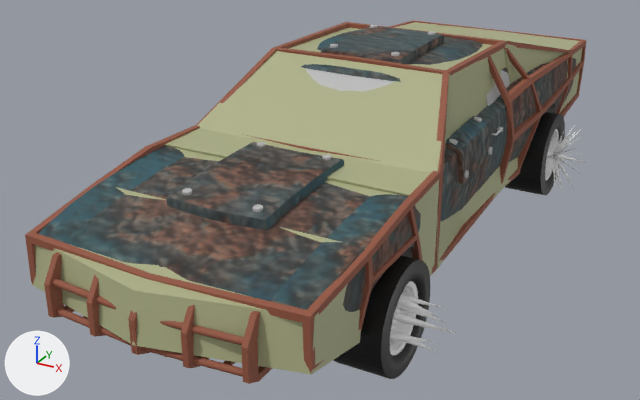
A saved change to the FBX model Unity/Crimson Sands/Assets/Models/Vehicles/Charger.fbx.
Before and after are seen from a 50 mm lens placed at (0.0255, -0.0562, 0.0288), pointed at (-0.0025, -0.0053, 0.0033). Arrows for +X, +Y and +Z are at lower left; the lights stay in place. Where no turn or scale is listed for an object, it has been applied to the vertices. Vertices at the same position are counted once.
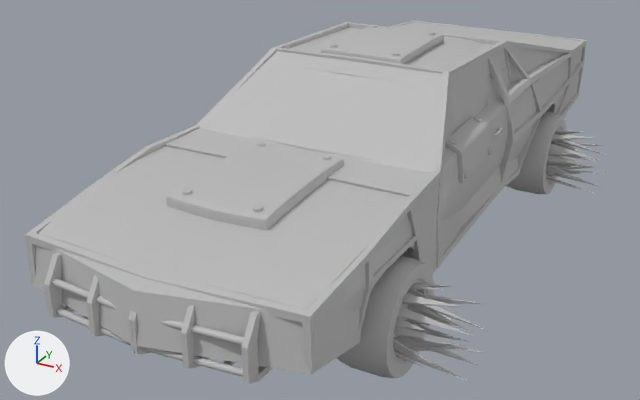
Changed parts and their boxes [x1, y1, x2, y2] in the pictures (640 x 400 px):
'pCube4', recoloured (beige to grey)
    both: [197, 51, 463, 269]
'pCube1', recoloured (yellow to grey)
    both: [32, 187, 366, 374]
'Front_Left_Wheel', reshaped, moved (19% wider)
    before: [333, 255, 458, 379]
    after: [337, 256, 486, 382]
'pCube3', recoloured (beige to grey)
    both: [165, 128, 439, 276]
'Back_Left_Wheel', reshaped, moved (24% wider)
    before: [505, 112, 587, 195]
    after: [506, 112, 608, 194]
'pCube5', recoloured (yellow to grey)
    both: [288, 28, 518, 224]
'pCube7', recoloured (beige to grey)
    both: [394, 22, 582, 112]
'pCube2', recoloured (beige to grey)
    both: [175, 148, 397, 197]
part 1 of me_mesh, recoloured
    both: [39, 26, 576, 312]
part 2 of me_mesh, recoloured (brown to grey)
    both: [25, 20, 586, 384]
part 3 of me_mesh_001, rebuilt
    before: [333, 255, 430, 379]
    after: [337, 256, 434, 378]
part 4 of me_mesh_001, added
    after: [393, 283, 486, 382]
part 5 of me_mesh_001, deleted
    before: [390, 294, 458, 353]
part 6 of me_mesh_001, deleted
    before: [390, 281, 418, 355]
part 7 of me_mesh_004, rebuilt
    before: [545, 129, 559, 180]
    after: [506, 112, 566, 194]
part 8 of me_mesh_004, rebuilt
    before: [505, 112, 565, 195]
    after: [546, 130, 608, 193]
part 9 of me_mesh_004, deleted
    before: [547, 126, 587, 188]

The change, as a diff of the scene's bpy script:
```diff
--- a/Unity/Crimson Sands/Assets/Models/Vehicles/Charger.fbx.py
+++ b/Unity/Crimson Sands/Assets/Models/Vehicles/Charger.fbx.py
@@ mat_charger_body_texture @@
+mat_charger_body_texture = principled_material('Charger_Body_Texture')
+mat_charger_body_texture.base_color = (0.5, 0.5, 0.5)  # grey #bcbcbc
@@ me_mesh_004 @@
-me_mesh_004.from_pydata(...)  # 932 vertices, 910 faces; spans x -0.0032..0.0032, y -0.00333..0.00333, z -0.00333..0.00333
-me_mesh_004.materials.append(mat_pasted__white)  # white #ffffff
-me_mesh_004.materials.append(mat_pasted__tire_rubber1)  # black #000000
+me_mesh_004.from_pydata(...)  # 262 vertices, 280 faces; spans x -0.00385..0.00385, y -0.00335..0.00335, z -0.00335..0.00335
+# me_mesh_004 part 7: the loose piece of 421 vertices spanning x -0.0032..0.00016, y -0.00228..0.0023, z -0.00229..0.00229 is rebuilt with 182 vertices and now spans x -0.00385..-0.00051, y -0.00335..0.00335, z -0.00335..0.00335, in mat_lambert1 (grey #bcbcbc)
+# me_mesh_004 part 8: the loose piece of 320 vertices spanning x -0.00311..0.00032, y -0.00333..0.00333, z -0.00333..0.00333 is rebuilt with 80 vertices and now spans x -0.00256..0.00385, y -0.00292..0.00292, z -0.00249..0.00249, in mat_lambert1 (grey #bcbcbc)
+# me_mesh_004 part 9: 11 loose pieces with 191 vertices, spanning x -0.00071..0.0032, y -0.00275..0.00278, z -0.00276..0.00276, are deleted
+me_mesh_004.materials.append(mat_lambert1)  # grey #bcbcbc
@@ me_mesh_001 @@
-me_mesh_001.from_pydata(...)  # 1139 vertices, 1090 faces; spans x -0.00305..0.00305, y -0.00333..0.00333, z -0.00333..0.00333
-me_mesh_001.materials.append(mat_pasted__white)  # white #ffffff
-me_mesh_001.materials.append(mat_pasted__tire_rubber1)  # black #000000
+me_mesh_001.from_pydata(...)  # 262 vertices, 280 faces; spans x -0.00385..0.00385, y -0.00335..0.00335, z -0.00335..0.00335
+# me_mesh_001 part 3: the loose piece of 320 vertices spanning x -0.00305..0.00038, y -0.00333..0.00333, z -0.00333..0.00333 is rebuilt with 182 vertices and now spans x -0.00385..-0.00051, y -0.00335..0.00335, z -0.00335..0.00335, in mat_lambert1 (grey #bcbcbc)
+# me_mesh_001 part 4: a new loose piece of 80 vertices spanning x -0.00256..0.00385, y -0.00292..0.00292, z -0.00249..0.00249, in mat_lambert1 (grey #bcbcbc)
+# me_mesh_001 part 5: 17 loose pieces with 397 vertices, spanning x -0.0008..0.00305, y -0.00131..0.0014, z -0.00145..0.00136, are deleted
+# me_mesh_001 part 6: 422 vertices removed from x -0.00288..0.00009, y -0.00217..0.00213, z -0.00215..0.00215
+me_mesh_001.materials.append(mat_lambert1)  # grey #bcbcbc
@@ me_mesh_009 @@
 me_mesh_009.from_pydata(...)  # 12 vertices, 10 faces; spans x -0.0082..0.0082, y -0.0045..0.0074, z -0.0032..0.0071
-me_mesh_009.materials.append(mat_pasted__lambert10)  # beige #adb087
+me_mesh_009.materials.append(mat_default_material)  # grey #bcbcbc
@@ me_mesh_005 @@
 me_mesh_005.from_pydata(...)  # 12 vertices, 10 faces; spans x -0.0087..0.0087, y -0.0039..0.0039, z -0.0026..0.0026
-me_mesh_005.materials.append(mat_pasted__lambert10)  # beige #adb087
+me_mesh_005.materials.append(mat_default_material)  # grey #bcbcbc
@@ me_mesh_006 @@
 me_mesh_006.from_pydata(...)  # 12 vertices, 10 faces; spans x -0.0087..0.0087, y -0.0032..0.0032, z -0.0013..0.0013
-me_mesh_006.materials.append(mat_pasted__lambert10)  # beige #adb087
+me_mesh_006.materials.append(mat_default_material)  # grey #bcbcbc
@@ me_mesh_011 @@
 me_mesh_011.from_pydata(...)  # 12 vertices, 10 faces; spans x -0.0085..0.0085, y -0.0147..-0.0066, z -0.0025..0.004
-me_mesh_011.materials.append(mat_pasted__lambert10)  # beige #adb087
+me_mesh_011.materials.append(mat_default_material)  # grey #bcbcbc
@@ me_mesh @@
 me_mesh.from_pydata(...)  # 6507 vertices, 6160 faces; spans x -0.92..0.92, y 0.3..1.44, z -2.46..2.85
 # used by ob_charger; location = (0.0, 0.0, 0.0); rotation_euler = (1.571, 0.0, 0.0), in degrees (90, 0, 0); scale = (0.01, 0.01, 0.01)
-me_mesh.materials.append(mat_lambert1)  # grey #bcbcbc
-me_mesh.materials.append(mat_pasted__glass)  # grey #bcbcbc
-me_mesh.materials.append(mat_pasted__gunmetal)  # dark grey #626262
-me_mesh.materials.append(mat_pasted__taillights)  # red #ff0000
-me_mesh.materials.append(mat_pasted__tire_metal)  # grey #9e9e9e
-me_mesh.materials.append(mat_pasted__frame_metal)  # dark grey #626262
-me_mesh.materials.append(mat_pasted__lights)  # grey #bcbcbc
+# me_mesh part 1: all 2762 faces that had it switch from mat_pasted__car_main_color (picture img_image__3__png) to mat_charger_body_texture (grey #bcbcbc)
+# me_mesh part 2: all 740 faces that had it switch from mat_pasted__rusty_metal (brown #935640) to mat_charger_body_texture (grey #bcbcbc)
@@ me_mesh_008 @@
 me_mesh_008.from_pydata(...)  # 12 vertices, 10 faces; spans x -0.0087..0.0087, y -0.0033..0.0033, z -0.0052..0.0052
-me_mesh_008.materials.append(mat_pasted__lambert10)  # beige #adb087
+me_mesh_008.materials.append(mat_default_material)  # grey #bcbcbc
@@ me_mesh_007 @@
 me_mesh_007.from_pydata(...)  # 12 vertices, 10 faces; spans x -0.0087..0.0087, y -0.002..0.002, z -0.0032..0.0032
-me_mesh_007.materials.append(mat_pasted__lambert10)  # beige #adb087
+me_mesh_007.materials.append(mat_default_material)  # grey #bcbcbc
@@ ob_back_left_wheel @@
 ob_back_left_wheel = bpy.data.objects.new('Back_Left_Wheel', me_mesh_004)
-ob_back_left_wheel.location = (0.00935, 0.0118, 0.00329)
+ob_back_left_wheel.location = (0.01024, 0.0118, 0.00329)
@@ ob_front_left_wheel @@
 ob_front_left_wheel = bpy.data.objects.new('Front_Left_Wheel', me_mesh_001)
-ob_front_left_wheel.location = (0.00916, -0.01717, 0.00329)
+ob_front_left_wheel.location = (0.01024, -0.01719, 0.00329)
```
